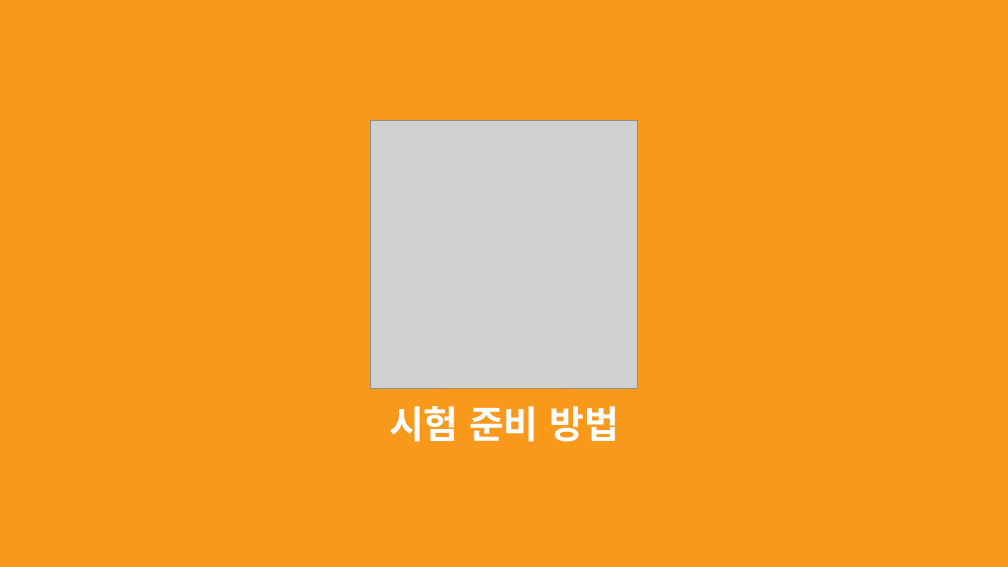
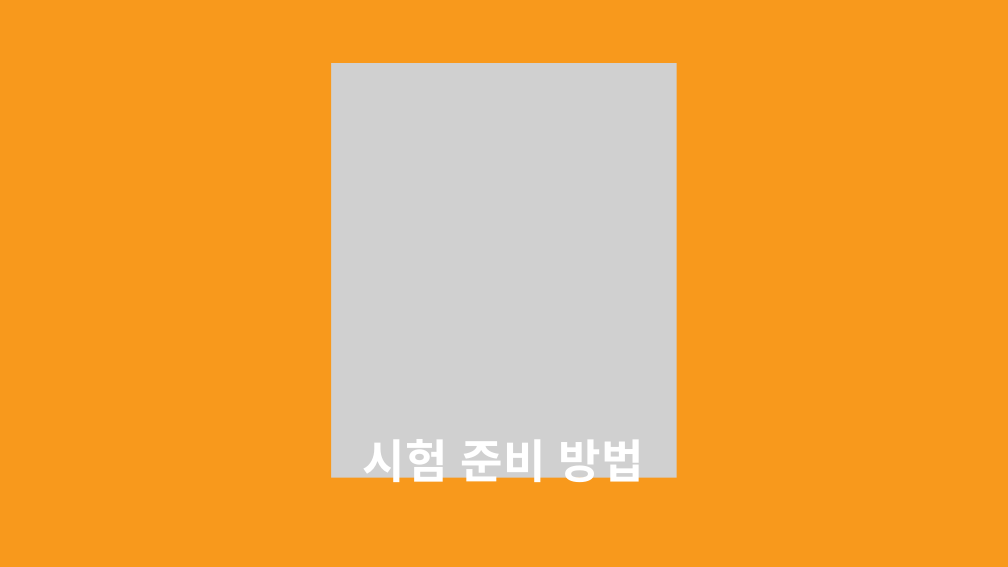
Before and after one commit to KoEonYack/Tistory-Coveant, a slide deck: slide 1 of Article/Note/아마존_자격증취득/img/img.pptx. Drawn at 1008x567 pixels with LibreOffice and Linux fonts; fonts in the diff are those of the drawing; grey boxes stand for pictures. Boxes give left, top, right and bottom in pixels: in the first picture for what was removed or moved away, otherwise in the second. Text is boxed around its words. In the diff, an @@ line names an element or a change of style, - is before the commit and + after.

```diff
--- a/Article/Note/아마존_자격증취득/img/img.pptx
+++ b/Article/Note/아마존_자격증취득/img/img.pptx
@@ rectangle added at <box>221,22,755,63</box>, fill #F8991C @@
@@ rectangle added at <box>217,57,331,531</box>, fill #F8991C @@
@@ picture added at <box>281,33,727,479</box> @@
@@ rectangle added at <box>677,42,791,516</box>, fill #F8991C @@
@@ picture removed at <box>371,120,638,388</box> @@
@@ text "시험 준비 방법": place and size @@
-text "시험 준비 방법" at <box>389,406,619,442</box>
+text "시험 준비 방법" at <box>363,439,644,490</box>
@@ text "시험 준비 방법" at <box>363,439,644,490</box>: size 36 to 44 pt @@
@@ rectangle added at <box>267,478,802,519</box>, fill #F8991C @@
```
Also in this commit, not shown: 6 other files.
